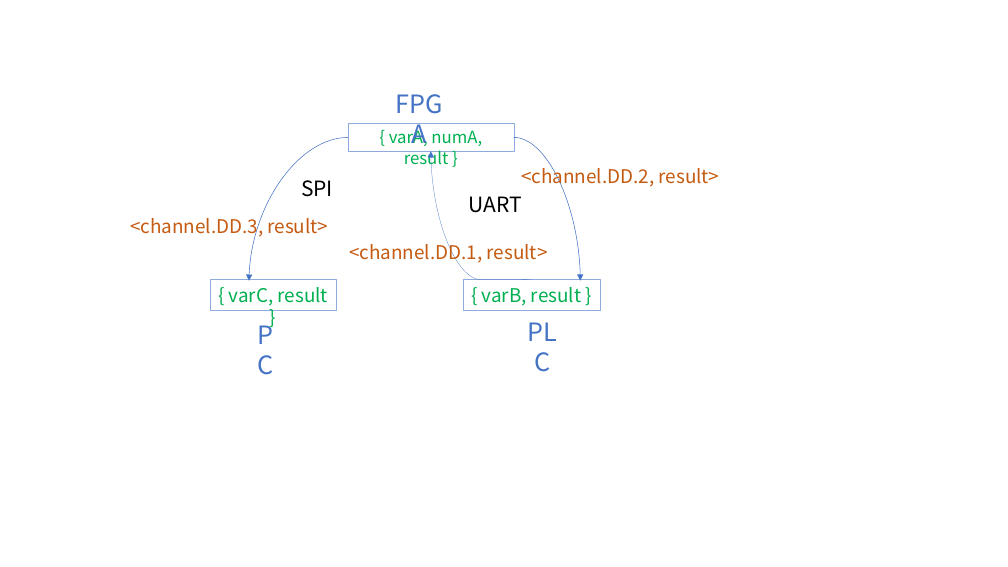
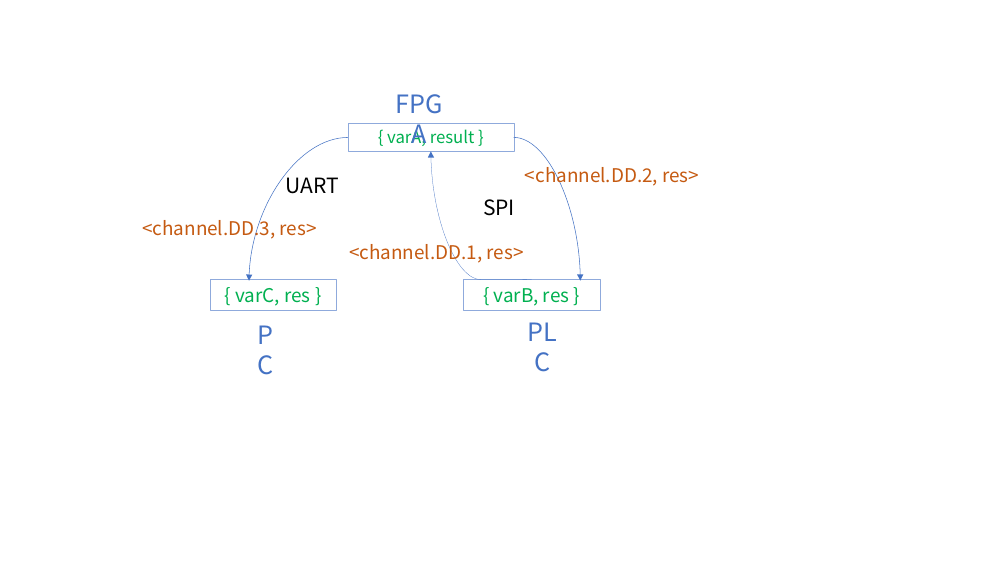
Before and after one commit to moondancefox/IMCL-codegeneration, a slide deck: slide 15 of 代码生成图集.pptx. Drawn at 1008x567 pixels with LibreOffice and Linux fonts; fonts in the diff are those of the drawing. Boxes give left, top, right and bottom in pixels: in the first picture for what was removed or moved away, otherwise in the second. Text is boxed around its words. In the diff, an @@ line names an element or a change of style, - is before the commit and + after.

```diff
--- a/代码生成图集.pptx
+++ b/代码生成图集.pptx
@@ text in rectangle at (x1=387, y1=126, x2=475, y2=146): text changed @@
-{ varA, numA, result }
+{ varA, result }
@@ text "UART" rewrapped from (x1=469, y1=196, x2=522, y2=213) to (x1=286, y1=173, x2=339, y2=194) @@
@@ text at (x1=525, y1=162, x2=699, y2=187): text changed @@
-<channel.DD.2, result>
+<channel.DD.2, res>
@@ text "SPI" moved from (x1=301, y1=180, x2=333, y2=197) to (x1=483, y1=199, x2=515, y2=216) @@
@@ text at (x1=142, y1=216, x2=317, y2=241): text changed @@
-<channel.DD.3, result>
+<channel.DD.3, res>
@@ text at (x1=349, y1=240, x2=524, y2=265): text changed @@
-<channel.DD.1, result>
+<channel.DD.1, res>
@@ text in rectangle at (x1=235, y1=288, x2=310, y2=306): text changed @@
-{ varC, result }
+{ varC, res }
@@ text in rectangle at (x1=494, y1=288, x2=569, y2=306): text changed @@
-{ varB, result }
+{ varB, res }
```
Also in this commit, not shown: 1 other slide changed, 1 slide added, 23 other files.
